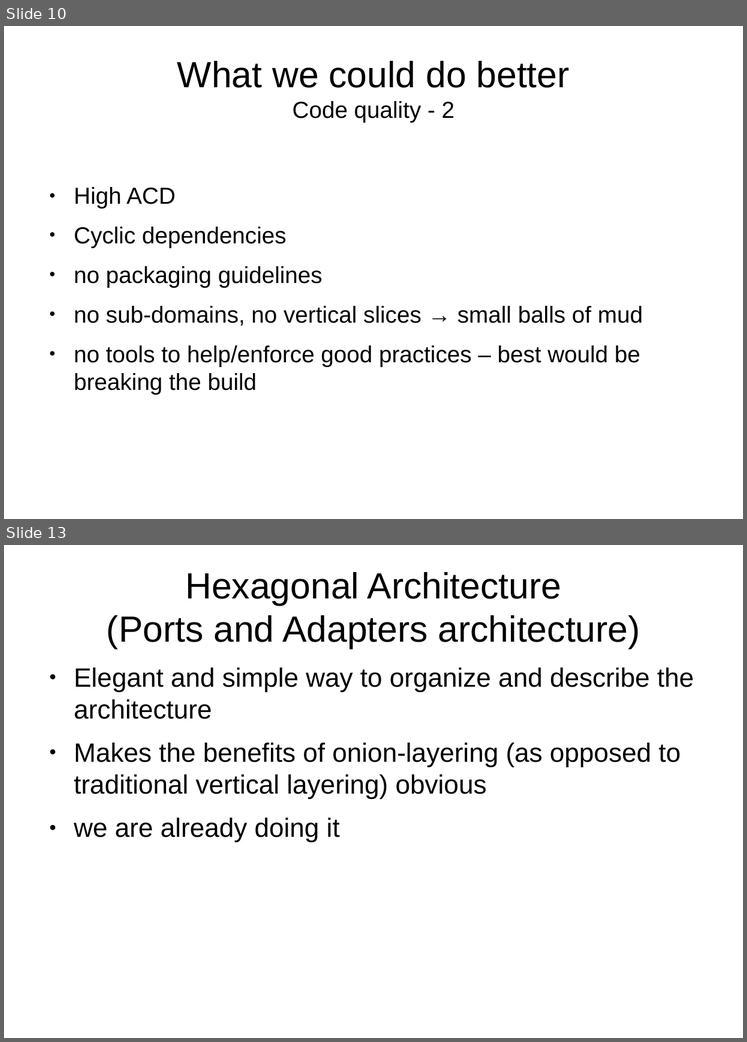
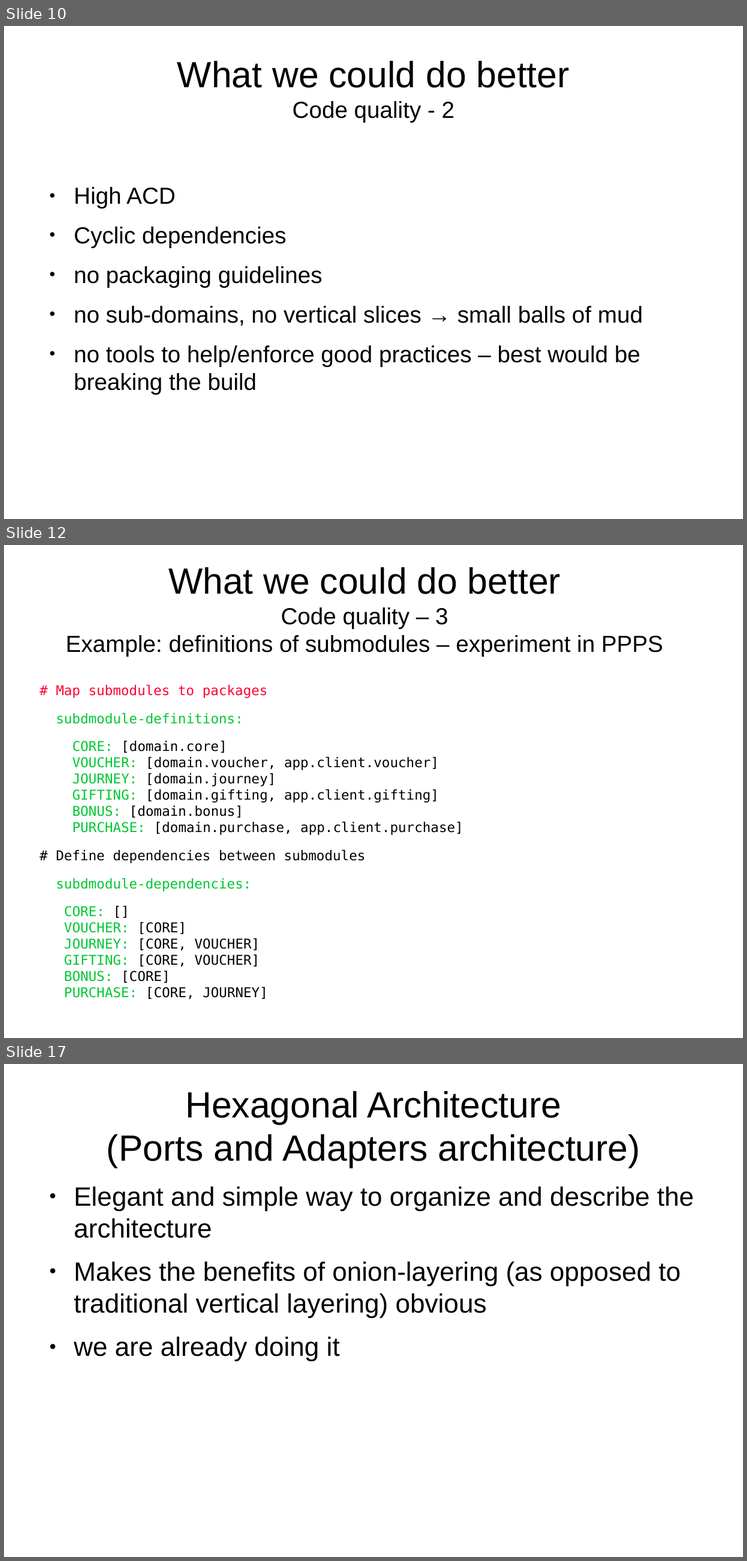
Before and after one commit to matemagyari/principle, a slide deck: DDDInPoker.odp. Shown one above the other, each under a label of ours: slides 10 and 13 before the commit, slides 10, 12 and 17 after it; the slides between them are not shown. The pictures are 747x1042 and 747x1561 pixels, drawn with LibreOffice and Linux fonts; fonts in the diff are those of the drawing. Boxes give left, top, right and bottom in pixels: in the first picture for what was removed or moved away, otherwise in the second. Text is boxed around its words. In the diff, an @@ line names an element or a change of style, - is before the commit and + after.

```diff
--- a/DDDInPoker.odp
+++ b/DDDInPoker.odp
@@ slide 12 added at (x1=4, y1=545, x2=743, y2=1038), background #FFFFFF @@
@@ title added at (x1=66, y1=567, x2=663, y2=657), 24 pt, text #000000 @@
+What we could do better
+Code quality – 3
+Example: definitions of submodules – experiment in PPPS
@@ text added at (x1=56, y1=684, x2=464, y2=999), 14 pt, text #000000 @@
+# Map submodules to packages
+subdmodule-definitions:
+CORE: [domain.core]
+VOUCHER: [domain.voucher, app.client.voucher]
+JOURNEY: [domain.journey]
+GIFTING: [domain.gifting, app.client.gifting]
+BONUS: [domain.bonus]
+PURCHASE: [domain.purchase, app.client.purchase]
+# Define dependencies between submodules
+subdmodule-dependencies:
+CORE: []
+VOUCHER: [CORE]
+JOURNEY: [CORE, VOUCHER]
+GIFTING: [CORE, VOUCHER]
+BONUS: [CORE]
+PURCHASE: [CORE, JOURNEY]
@@ what was slide 13 is now slide 17 @@
```
Also in this commit, not shown: 5 slides changed, 5 other slides added.
